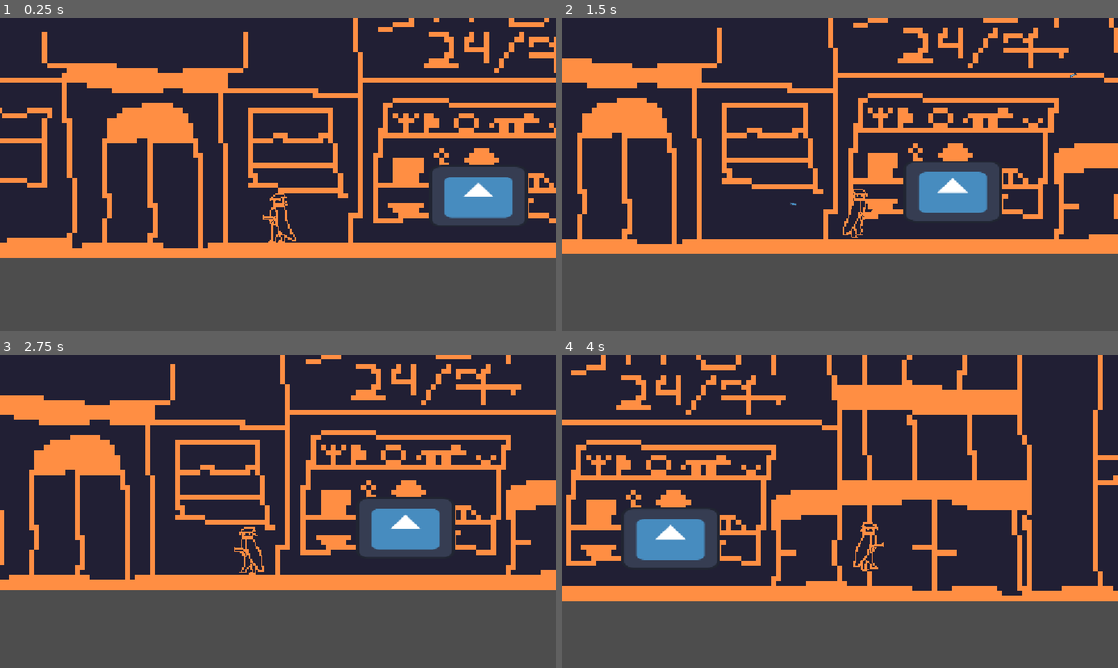
Above: before the commit, frames 1-4 (two rows, left to right).
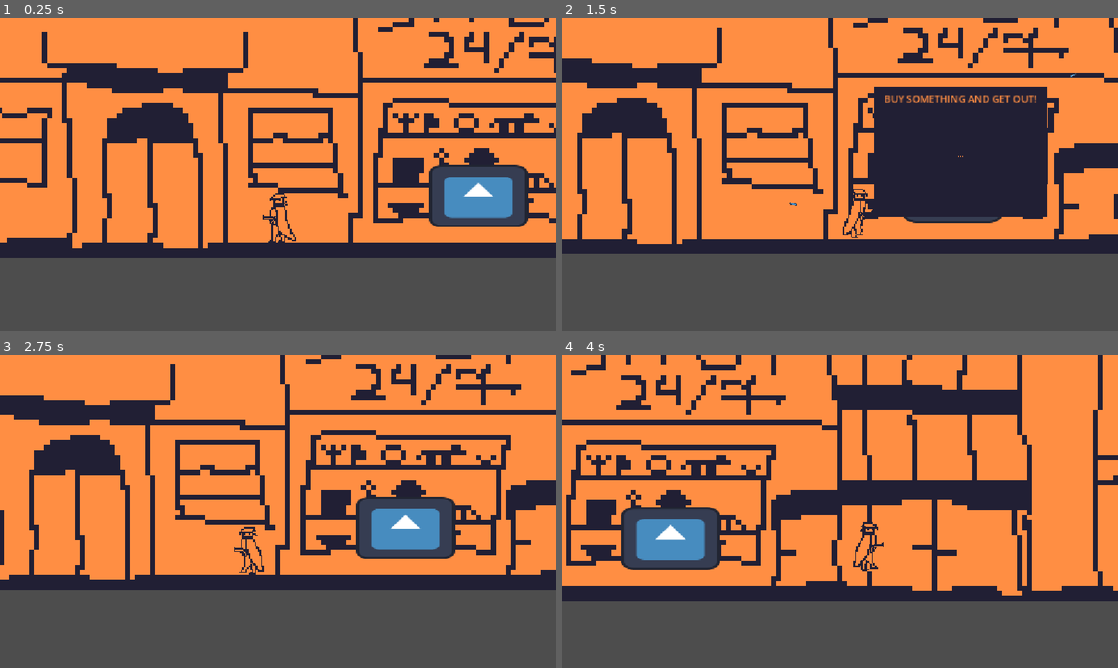
Above: after the commit, the same moments.

Repository: Juan3310/Day-of-a-serial-killer
Game: Godot game, scene res://Scenes/gameplay_tree.tscn
Two runs of this game, one before a commit and one after it. Both use one fixed random seed, a clock stepped at 60 frames per second and the inputs below. The engine's default icon, where the game draws it, is replaced by a stand-in: a white triangle on a blue panel in a dark square.
Inputs (mouse positions are in pixels of both pictures, inside the frame that each line leads up to):
- Up to frame 1 (0.25 s): no input
- Up to frame 2 (1.5 s): tap Enter at 0.5 s; move the mouse to (962, 158) at 0.52 s; hold D (Go right) from 0.53 s (still down); tap E (Action perform) at 0.6 s; click (962, 158) at 0.67 s; tap Space (Jump) at 0.77 s; move the mouse to (728, 190) at 1.27 s; click (728, 190) at 1.35 s
- Up to frame 3 (2.75 s): tap Space (Jump) at 1.52 s; move the mouse to (333, 442) at 2.02 s; release D (Go right) at 2.03 s; hold A (Go left) from 2.03 s (still down); tap Alt at 2.1 s
- Up to frame 4 (4 s): move the mouse to (812, 574) at 2.77 s; release A (Go left) at 2.78 s; hold D (Go right) from 2.78 s (still down); tap Shift at 2.85 s; click (812, 574) at 2.92 s; tap Space (Jump) at 3.02, 3.77 s; move the mouse to (1006, 558) at 3.52 s; tap E (Action perform) at 3.6 s

The runs differ from the first frame. In frame 1, 73% of the frame differs, in the area x 0-100%, y 0-77%; in frame 2, 68%; in frame 3, 72%; in frame 4, 75%, in the area x 0-100%, y 0-79%.

Commit message:
Tryharding on the shop implementation
Having trouble and no time to fix it, gonna do it tomorrow

Diff:
--- a/Scenes/gameplay_tree.tscn
+++ b/Scenes/gameplay_tree.tscn
@@ -352,6 +352,11 @@
 position = Vector2(6732.625, -4008.5)
 shape = SubResource("RectangleShape2D_qll42")
 
+[node name="DayTimer" type="Timer" parent="." unique_id=1285490213]
+wait_time = 60.0
+autostart = true
+
+[connection signal="newTime" from="." to="NightShop" method="_on_gameplay_tree_new_time"]
 [connection signal="inspect" from="Poster" to="." method="_poster_inspected"]
 [connection signal="got_shot" from="Target" to="." method="_on_target_got_shot"]
 [connection signal="shoot" from="Killer" to="." method="on_shoot_emit"]
--- a/Scenes/shop_ui.tscn
+++ b/Scenes/shop_ui.tscn
@@ -83,7 +83,6 @@
 theme_override_styles/hover = SubResource("StyleBoxEmpty_a7r41")
 theme_override_styles/disabled = SubResource("StyleBoxEmpty_v6quj")
 theme_override_styles/focus = SubResource("StyleBoxEmpty_60nai")
-text = "Smoke bomb"
 script = ExtResource("1_pvcbr")
 
 [node name="SmokeBuy3" type="Button" parent="Panel/VBoxContainer/HBoxContainer" unique_id=1073861235]
@@ -101,7 +100,6 @@
 theme_override_styles/hover = SubResource("StyleBoxEmpty_a7r41")
 theme_override_styles/disabled = SubResource("StyleBoxEmpty_v6quj")
 theme_override_styles/focus = SubResource("StyleBoxEmpty_60nai")
-text = "Smoke bomb"
 script = ExtResource("1_pvcbr")
 
 [node name="SmokeBuy2" type="Button" parent="Panel/VBoxContainer/HBoxContainer" unique_id=1851807544]
@@ -119,7 +117,6 @@
 theme_override_styles/hover = SubResource("StyleBoxEmpty_a7r41")
 theme_override_styles/disabled = SubResource("StyleBoxEmpty_v6quj")
 theme_override_styles/focus = SubResource("StyleBoxEmpty_60nai")
-text = "Smoke bomb"
 script = ExtResource("1_pvcbr")
 
 [connection signal="gui_input" from="Panel/VBoxContainer/HBoxContainer/SmokeBuy" to="Panel/VBoxContainer/HBoxContainer/SmokeBuy" method="_on_gui_input"]
--- a/Scripts/Global.gd
+++ b/Scripts/Global.gd
@@ -1,11 +1,11 @@
 extends Node
 
 var DayTime : int #0 is day, 1 is night
-var Noons : int #Counts every switch between time and night, therefore odds are nights, and evens are days
+var Noons : int #Counts every switch between time and night, therefore evens are nights, and odds are days
 # Called when the node enters the scene tree for the first time.
 func _ready() -> void:
-	DayTime = 1
-	Noons = 0
+	DayTime = 0
+	Noons = 1
 
 
 # Called every frame. 'delta' is the elapsed time since the previous frame.
--- a/Scripts/gameplay.gd
+++ b/Scripts/gameplay.gd
@@ -4,12 +4,21 @@
 
 var target_checklisted : bool
 
+var DayTimer : Timer
+
+signal newTime(time : String)
+var Noon
+
 func _ready() -> void:
+	DayTimer = $DayTimer
+
 	target_checklisted = false
 	$NightShop/ShopUI/Panel/VBoxContainer/HBoxContainer/SmokeBuy.bought.connect(on_buy)
 	$NightShop/ShopUI/Panel/VBoxContainer/HBoxContainer/SmokeBuy.stole.connect(on_steal)
 	$DayShop/ShopUI/Panel/VBoxContainer/HBoxContainer/SmokeBuy.bought.connect(on_buy)
 	$DayShop/ShopUI/Panel/VBoxContainer/HBoxContainer/SmokeBuy.stole.connect(on_steal)
+
+	newTime.emit("day")
 
 func _process(_delta: float) -> void:
 	if Global.DayTime == 0:
@@ -18,6 +27,12 @@
 	elif Global.DayTime == 1:
 		$NightShop.set_process(true)
 		$DayShop.set_process(false)
+	if DayTimer.time_left == 0.0:
+		if Global.Noons % 2 == 0:
+			Noon = "night"
+		else:
+			Noon = "day"
+		newTime.emit(Noon)
 
 func _poster_inspected() -> void:
 	if not target_checklisted:
--- a/Scripts/shop.gd
+++ b/Scripts/shop.gd
@@ -3,8 +3,21 @@
 var player_in_range : bool
 
 var RNG : RandomNumberGenerator
+var buttonL
+var buttonR
+var buttonM
+var buttonList = []
 
 func _ready() -> void:
+	RNG = RandomNumberGenerator.new()
+	RNG.randomize()
+
+	buttonL = $ShopUI/Panel/VBoxContainer/HBoxContainer/SmokeBuy
+	buttonM = $ShopUI/Panel/VBoxContainer/HBoxContainer/SmokeBuy3
+	buttonR = $ShopUI/Panel/VBoxContainer/HBoxContainer/SmokeBuy2
+
+	buttonList = [buttonL, buttonM, buttonR]
+
 	$ShopUI.visible = false
 
 func _process(_delta: float) -> void:
@@ -20,3 +33,34 @@
 
 func _on_body_exited(_body: CharacterBody2D) -> void:
 	player_in_range = false
+
+
+func _on_gameplay_tree_new_time(time: String) -> void:
+	for i in range(0, len($ShopUI/Panel/VBoxContainer/HBoxContainer.get_children())):
+		buttonList[i].text = pick_three_items(RNG, time)[i]
+		print(buttonList[i].text)
+
+
+func pick_three_items(rng : RandomNumberGenerator, time_of_day : String):
+	var dayItemsList := ["watch",
+	"apple",
+	"jump drink",
+	"gasoline"]
+	var nightItemsList := ["bullet", "smoke bomb", "silencer"]
+
+	var index := 0
+
+	var item1 : String
+	var item2 : String
+	var item3 : String
+	var shopList = [item1, item2, item3]
+
+	for i in range(0, len(shopList)):
+		rng.randomize()
+		if time_of_day == "day":
+			index = rng.randi_range(0, len(dayItemsList) - 1)
+			shopList[i] = dayItemsList[index]
+		else:
+			index = rng.randi_range(0, len(nightItemsList) - 1)
+			shopList[i] = nightItemsList[index]
+	return shopList
